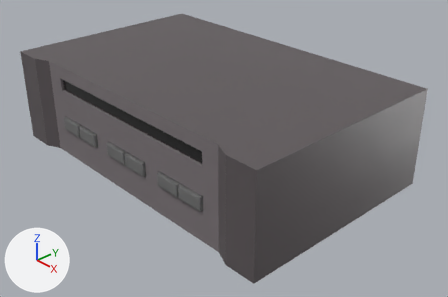
Before and after pictures for a commit that changed the Blender file 3dplayer/model/chassis.blend.
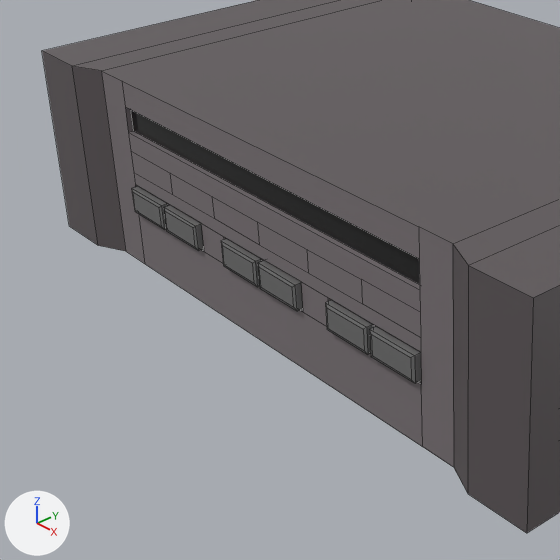
Each version appears first whole from a 50 mm camera at (8.72, -7.77, 5.25) aimed at (0.35, 0.01, -0.66), and next in a close-up on the part from 0% to 60% of the width and 9% to 100% of the height. The lights are fixed; the arrows at lower left show +X, +Y and +Z. The close-ups show mesh edges as thin lines.

Names of what the first close-up shows: 'Chassis'.
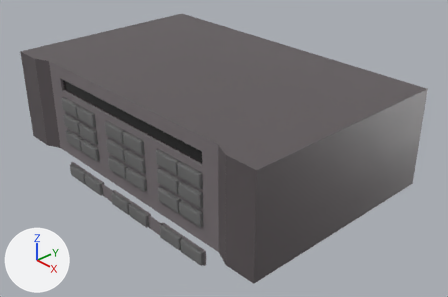
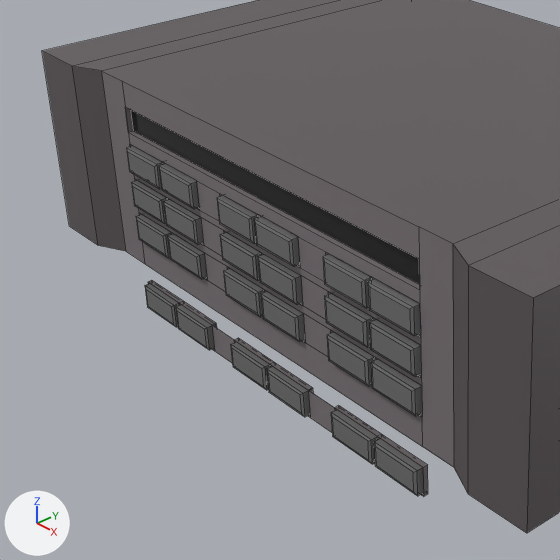
Diff of the bpy script that builds the scene:
```diff
--- a/3dplayer/model/chassis.blend.py
+++ b/3dplayer/model/chassis.blend.py
@@ me_cube @@
 # used by ob_chassis; location = (0.0, 0.0, 0.0); scale = (3.82, -2.15, 1.0)
-me_cube.from_pydata(...)  # 176 vertices, 154 faces; spans x -0.92..0.92, y -1.0..1.07, z -1.0..1.0
+me_cube.from_pydata(...)  # 530 vertices, 460 faces, 1 loose edge; spans x -0.92..0.92, y -1.0..1.07, z -1.5..1.0
+# me_cube part 1: a new loose piece of 122 vertices spanning x -0.57..0.57, y 0.98..1.03, z -1.5..-1.2
+# me_cube part 2: 22 vertices moved from x -0.57..0.57, y 0.98..1.03, z -0.39..-0.09 to x -0.57..0.57, y 0.98..1.03, z -0.71..0.06; 109 vertices removed from x -0.57..0.57, y 0.98..1.03, z -0.39..0.27; 341 vertices added at x -0.57..0.57, y 0.98..1.03, z -0.71..0.34
 me_cube.materials.append(mat_metal)
```

Location of each change, [x1, y1, x2, y2] in pixels of the close-ups (560 x 560 px):
part 1 of me_cube, added: after [145, 280, 428, 496]
part 2 of me_cube, built on: [101, 71, 454, 467] in both
